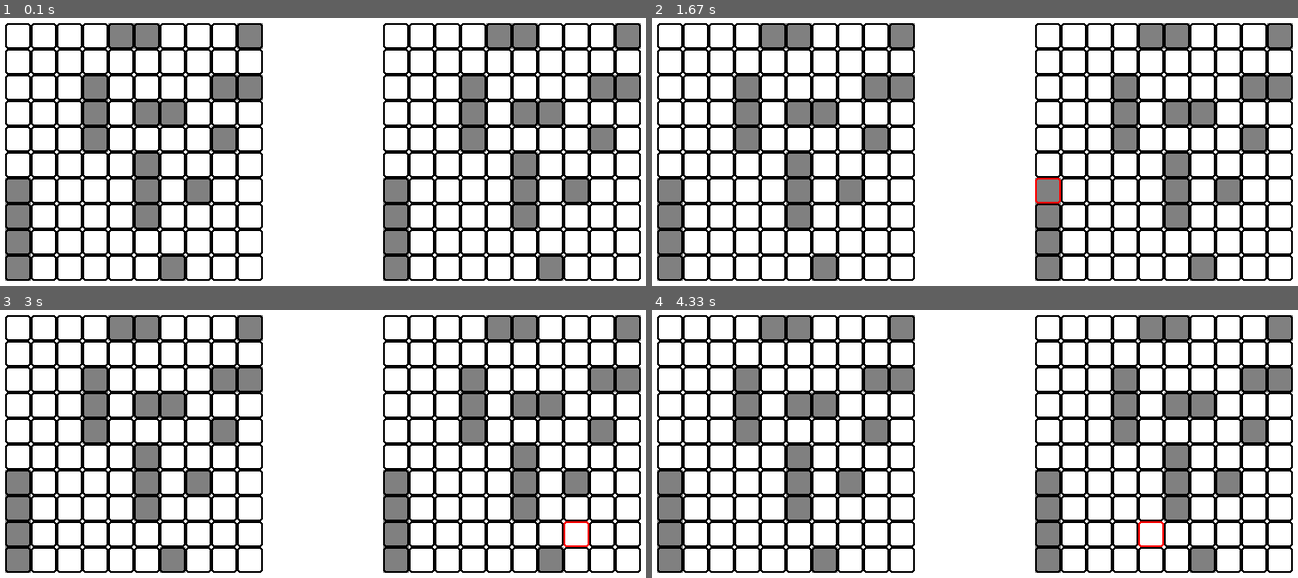
Above: before the commit, frames 1-4 (two rows, left to right).
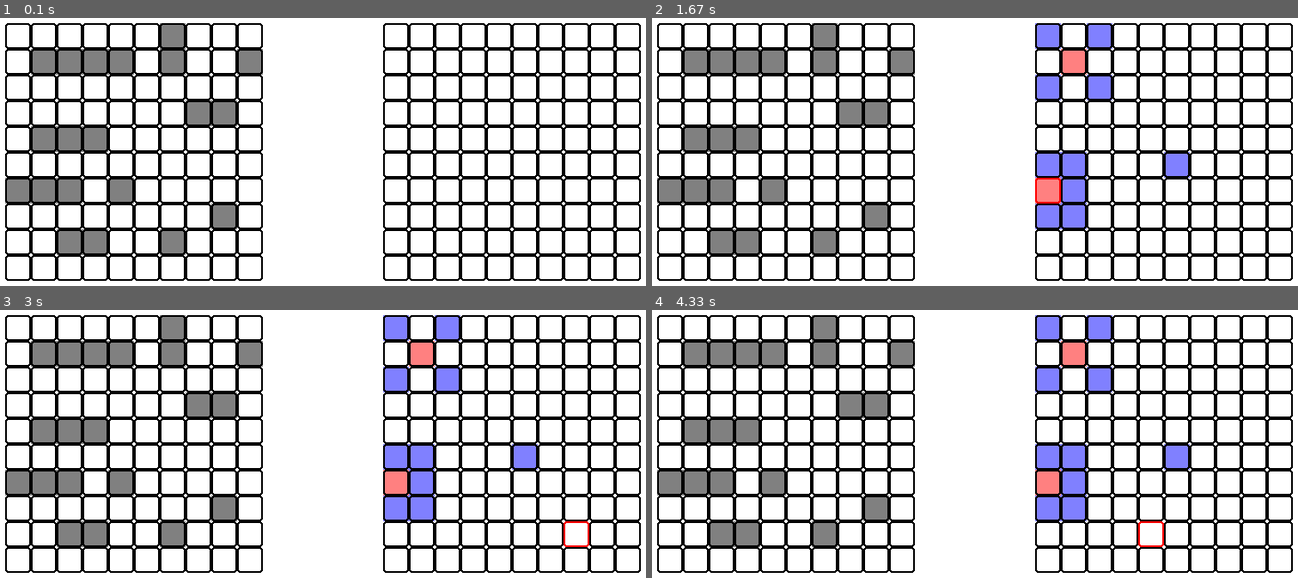
Above: after the commit, the same moments.

Repository: georgiy-nogovitsyn/battleship-game
Game: pygame game, started from pygame battleships/pygame_board.py
The game is run twice, just before and just after one commit, with the same random seed, the same clock (stepped at 60 frames per second) and the same inputs.
Inputs (mouse positions are in pixels of both pictures, inside the frame that each line leads up to):
- Up to frame 1 (0.1 s): no input
- Up to frame 2 (1.67 s): press the mouse at (787, 152) at 0.37 s; move the mouse to (774, 149) at 0.47 s; release the mouse at (761, 146) at 0.6 s; click (1078, 60) at 0.72 s; press the mouse at (1078, 60) at 1.03 s; move the mouse to (1046, 87) at 1.13 s; release the mouse at (1020, 111) at 1.27 s; click (1058, 197) at 1.38 s
- Up to frame 3 (3 s): press the mouse at (135, 444) at 1.7 s; move the mouse to (219, 551) at 1.8 s; release the mouse at (outside the picture) at 1.93 s; press the mouse at (135, 444) at 2.03 s; move the mouse to (129, 508) at 2.13 s; release the mouse at (129, 569) at 2.27 s; press the mouse at (135, 444) at 2.37 s; move the mouse to (264, 411) at 2.47 s; release the mouse at (400, 379) at 2.6 s; press the mouse at (135, 444) at 2.7 s; move the mouse to (355, 489) at 2.8 s; release the mouse at (581, 537) at 2.93 s
- Up to frame 4 (4.33 s): press the mouse at (787, 444) at 3.03 s; move the mouse to (774, 486) at 3.13 s; release the mouse at (761, 529) at 3.27 s; press the mouse at (787, 444) at 3.37 s; move the mouse to (910, 444) at 3.47 s; release the mouse at (1039, 441) at 3.6 s; press the mouse at (787, 444) at 3.7 s; move the mouse to (903, 460) at 3.8 s; release the mouse at (1026, 478) at 3.93 s; press the mouse at (787, 444) at 4.03 s; move the mouse to (962, 489) at 4.13 s; release the mouse at (1142, 535) at 4.27 s

The runs differ from the first frame. In frame 1, 16% of the frame differs, in the area x 0-100%, y 1-99%; in frame 2, 19%; in frame 3, 19%; in frame 4, 19%.

Commit message:
pygame tests

Diff:
--- a/pygame battleships/pygame_board.py
+++ b/pygame battleships/pygame_board.py
@@ -1,7 +1,6 @@
 from pygame_config import *
 import pygame
-import player
-
+import pygame_player, pygame_computer
 pygame.init()
 clock = pygame.time.Clock()
 
@@ -19,7 +18,8 @@
 left_border_offset = CELL
 right_border_offset = WIDTH - CELL * 11
 top_offset = CELL
-player = player.Player()
+player = pygame_player.Player()
+comp = pygame_computer.Comp()
 player.ship_placement()
 
 
@@ -32,25 +32,25 @@
         self.field = [{(y, x): 1 for x in range(10)} for y in range(10)]
         self.battlefield = [{(y, x): 1 for x in range(10)} for y in range(10)]
 
-    def draw_pygame_board(self, ships, offset_x, offset_y):
-        for line in self.field:
+    def draw_pygame_board(self, field, ships, offset_x, offset_y, is_hidden):
+        for line in field:
             for cell in line:
                 x, y = cell
                 status = line[cell]
                 for ship in ships:
                     if cell in ship.coordinates:
                         status = ship.coordinates[cell]
-                        cell_color = self.cell_status(status, True)
+                        cell_color = self.cell_status(status, True, is_hidden)
                         break
                     else:
-                        cell_color = self.cell_status(status, False)
+                        cell_color = self.cell_status(status, False, is_hidden)
                 pygame.draw.rect(screen, cell_color, [(CELL * x) + offset_x, (CELL * y) + offset_y, CELL, CELL])
                 pygame.draw.rect(screen, (0, 0, 0), [(CELL * x) + offset_x, (CELL * y) + offset_y, CELL, CELL], width=2,
                                  border_radius=3)
 
-    def cell_status(self, status, if_ship):
+    def cell_status(self, status, is_ship, is_hidden):
         """status = cell status, if_ship = cell is ship or not"""
-        if not if_ship:
+        if not is_ship:
             if status == 0:
                 cell = DAMAGED_CELL
             else:
@@ -59,7 +59,10 @@
             if status == 0:
                 cell = DAMAGED_SHIP_CELL
             else:
-                cell = SHIP_CELL
+                if is_hidden:
+                    cell = CLEAN_CELL
+                else:
+                    cell = SHIP_CELL
         return cell
 
     def get_highlighted_cell_coordinate(self, mousepos):
@@ -100,8 +103,8 @@
     while running:
         screen.fill((255, 255, 255))
 
-        pygame_board.draw_pygame_board(player.ships, left_border_offset, top_offset)
-        pygame_board.draw_pygame_board(player.ships, right_border_offset, top_offset)
+        pygame_board.draw_pygame_board(player.board.field, player.ships, left_border_offset, top_offset, False)
+        pygame_board.draw_pygame_board(player.board.battlefield, comp.ships, right_border_offset, top_offset, True)
 
         for event in pygame.event.get():
             if event.type == pygame.QUIT:
@@ -110,8 +113,15 @@
                 mousepos = pygame.mouse.get_pos()
                 highlight_coord = pygame_board.get_highlighted_cell_coordinate(mousepos)
                 mouse_last_pos = highlight_coord
-                if event.type == pygame.MOUSEBUTTONDOWN:
-                    pass
+            if event.type == pygame.MOUSEBUTTONDOWN and mouse_last_pos:
+                print(tuple(mouse_last_pos[0]))
+                for row in player.board.battlefield:
+                    if tuple(mouse_last_pos[0]) in row:
+                        if row[tuple(mouse_last_pos[0])] == 1:
+                            player.attack(tuple(mouse_last_pos[0]), comp.ships, comp.board.field)
+                        else:
+                            print('You already hit that cell')
+
 
         if mouse_last_pos:  # Highlight board cell
             pygame_board.highlight_cell(mouse_last_pos)
--- /dev/null
+++ b/pygame battleships/pygame_computer.py
@@ -0,0 +1,120 @@
+
+import board
+import ship_class
+from random import randint, choice as ch
+
+
+class Comp:
+    def __init__(self):
+        self.board = board.Board()
+        self.ships = [ship_class.Ship(decks) for decks in (4, 3, 3, 2, 2, 2, 1, 1, 1, 1)]
+        self.ship_placement()
+
+    # x = horizontal, 0; y = vertical, 1
+    def ship_placement(self):
+        for ship in self.ships:
+            while True:
+                orientation = randint(0, 1)
+                coordinates = []
+                if orientation == 0:
+                    coordinates = [(randint(0, 10 - ship.decks), randint(0, 9))]
+                    for coord in range(1, ship.decks):
+                        coordinates.append((coordinates[0][0] + coord, coordinates[0][1]))
+                elif orientation == 1:
+                    coordinates = [(randint(0, 9), randint(0, 10 - ship.decks))]
+                    for coord in range(1, ship.decks):
+                        coordinates.append((coordinates[0][0], coordinates[0][1] + coord))
+                flag = True
+                for check_ship in self.ships:
+                    if not flag:
+                        break
+                    for coordinate in coordinates:
+                        for y in range(coordinate[0] - 1, coordinate[0] + 2):
+                            for x in range(coordinate[1] - 1, coordinate[1] + 2):
+                                if (y, x) in check_ship.coordinates:
+                                    flag = False
+                                    break
+                if flag:
+                    ship.coordinates = dict.fromkeys(coordinates, 1)
+                    break
+
+    def attack(self, opponent_ships, opponent_field):
+        flag = False, False
+        ship_hit = False
+        while True:
+            if flag == (True, True):
+                break
+            elif flag != (False, False):
+                flag = False, False
+            local_flag = True
+            for ship in opponent_ships:
+                if local_flag is False:
+                    break
+                if 0 in ship.coordinates.values() and ship.status is True:
+                    coordinates_for_choice = []
+                    for coordinate in ship.coordinates:
+                        if local_flag is False:
+                            break
+                        if ship.coordinates[coordinate] == 0:
+                            for x in range(coordinate[0] - 1, coordinate[0] + 2):
+                                if local_flag is False:
+                                    break
+                                for y in range(coordinate[1] - 1, coordinate[1] + 2):
+                                    if local_flag is False:
+                                        break
+                                    if 9 >= x >= 0 and 9 >= y >= 0 and (x, y) != coordinate:
+                                        if ship.coordinates.get((x, y)) != 0 and self.board.battlefield[x][x, y] != 0:
+                                            coordinates_for_choice.append((x, y))
+                    else:
+                        choice = ch(coordinates_for_choice)
+                        local_flag = False
+                        break
+
+            if local_flag is True:
+                choice = randint(0, 9), randint(0, 9)
+            for ship in opponent_ships:
+                if choice in ship.coordinates:
+                    if ship.coordinates[choice] == 1:
+                        ship.coordinates[choice] = 0
+                        ship_hit = True
+                        ship.status_update()
+                        if ship.status is True:
+                            damaged_cells = ((choice[0] + 1, choice[1] - 1), (choice[0] - 1, choice[1] + 1),\
+                                             (choice[0] + 1, choice[1] + 1), (choice[0] - 1, choice[1] - 1))
+                            for i, coordinates in enumerate(self.board.battlefield):
+                                for eng_coord in damaged_cells:
+                                    if eng_coord in coordinates:
+                                        coordinates[eng_coord] = 0
+                                        opponent_field[i][eng_coord] = 0
+                            print('Computer hit the ship!')
+                        elif ship.status is False:
+                            print('Computer destroyed the ship!')
+                            for coordinate in sorted(ship.coordinates.keys()):
+                                for x in range(coordinate[0] - 1, coordinate[0] + 2):
+                                    for y in range(coordinate[1] - 1, coordinate[1] + 2):
+                                        for i, coordinates in enumerate(self.board.battlefield):
+                                            if (x, y) in coordinates and (x, y) not in ship.coordinates:
+                                                coordinates[(x, y)] = 0
+                                                opponent_field[i][(x, y)] = 0
+                        flag = True, True
+                        break
+                    elif ship.coordinates[choice] == 0:
+                        choice = randint(0, 9), randint(0, 9)
+                        flag = True, False
+                        break
+            if flag == (True, True):
+                break
+            elif flag == (True, False):
+                continue
+            else:
+                for i, row in enumerate(self.board.battlefield):
+                    if choice in row:
+                        if row[choice] == 1:
+                            print('Comp missed')
+                            row[choice] = 0
+                            opponent_field[i][choice] = 0
+                            flag = True, True
+                            break
+                        elif row[choice] == 0:
+                            break
+        return ship_hit
--- /dev/null
+++ b/pygame battleships/pygame_player.py
@@ -0,0 +1,104 @@
+import board
+import ship_class
+from random import randint
+
+
+class Player:
+    def __init__(self):
+        self.board = board.Board()
+        self.ships = [ship_class.Ship(decks) for decks in (4, 3, 3, 2, 2, 2, 1, 1, 1, 1)]
+        self.all_ships_coordinates = {}
+
+    # x = horizontal, 0; y = vertical, 1
+    def ship_placement(self):
+        for ship in self.ships:
+            while True:
+                orientation = randint(0, 1)
+                coordinates = []
+                if orientation == 0:
+                    coordinates = [(randint(0, 10 - ship.decks), randint(0, 9))]
+                    for coord in range(1, ship.decks):
+                        coordinates.append((coordinates[0][0] + coord, coordinates[0][1]))
+                elif orientation == 1:
+                    coordinates = [(randint(0, 9), randint(0, 10 - ship.decks))]
+                    for coord in range(1, ship.decks):
+                        coordinates.append((coordinates[0][0], coordinates[0][1] + coord))
+                flag = True
+                for check_ship in self.ships:
+                    if not flag:
+                        break
+                    for coordinate in coordinates:
+                        for x in range(coordinate[0] - 1, coordinate[0] + 2):
+                            for y in range(coordinate[1] - 1, coordinate[1] + 2):
+                                if (x, y) in check_ship.coordinates:
+                                    flag = False
+                                    break
+                if flag:
+                    ship.coordinates = dict.fromkeys(coordinates, 1)
+                    ship.orientation = orientation
+                    self.all_ships_coordinates.update(ship.coordinates)
+                    break
+
+    def attack(self, coordinates, opponent_ships, opponent_field):
+        flag = False, False
+        ship_hit = False
+        while True:
+            if flag == (True, True):
+                break
+            else:
+                flag = False, False
+            # while True:
+            #     player_input = coordinates
+            #     if player_input.isdigit() and len(player_input) == 2:
+            #         choice = int(player_input[0]), int(player_input[1])
+            #         break
+            #     else:
+            #         print('Input is not valid.')
+            choice = coordinates
+            for ship in opponent_ships:
+                if choice in ship.coordinates:
+                    if ship.coordinates[choice] == 1:
+                        ship.coordinates[choice] = 0
+                        ship_hit = True
+                        ship.status_update()
+                        if ship.status is True:
+                            damaged_cells = ((choice[0] + 1, choice[1] - 1), (choice[0] - 1, choice[1] + 1),\
+                                             (choice[0] + 1, choice[1] + 1), (choice[0] - 1, choice[1] - 1))
+                            for i, coordinates in enumerate(self.board.battlefield):
+                                for eng_coord in damaged_cells:
+                                    if eng_coord in coordinates:
+                                        coordinates[eng_coord] = 0
+                                        opponent_field[i][eng_coord] = 0
+                            print('Ship is on fire!')
+                        elif ship.status is False:
+                            print('You destroyed the ship!')
+                            for coordinate in sorted(ship.coordinates.keys()):
+                                for x in range(coordinate[0] - 1, coordinate[0] + 2):
+                                    for y in range(coordinate[1] - 1, coordinate[1] + 2):
+                                        for i, coordinates in enumerate(self.board.battlefield):
+                                            if (x, y) in coordinates and (x, y) not in ship.coordinates:
+                                                coordinates[(x, y)] = 0
+                                                opponent_field[i][(x, y)] = 0
+                        flag = True, True
+                        break
+                    elif ship.coordinates[choice] == 0:
+                        print('You already hit that cell')
+                        flag = True, True
+                        break
+            if flag == (True, True):
+                break
+            elif flag == (True, False):
+                continue
+            else:
+                for i, row in enumerate(self.board.battlefield):
+                    if choice in row:
+                        if row[choice] == 1:
+                            print('You missed.')
+                            row[choice] = 0
+                            opponent_field[i][choice] = 0
+                            flag = True, True
+                            break
+                        elif row[choice] == 0:
+                            print('You already hit that cell')
+                            break
+        return ship_hit
--- a/pygame battleships/testboard.py
+++ b/pygame battleships/testboard.py
@@ -70,6 +70,7 @@
     # elif coord[1] == 1:
     pygame.draw.rect(screen, GREEN, [(CELL * x) + right_border_offset, (CELL * y) + top_offset, CELL, CELL],
                          border_radius=3)
+    print(coord)
 
 
 # Main game loop
